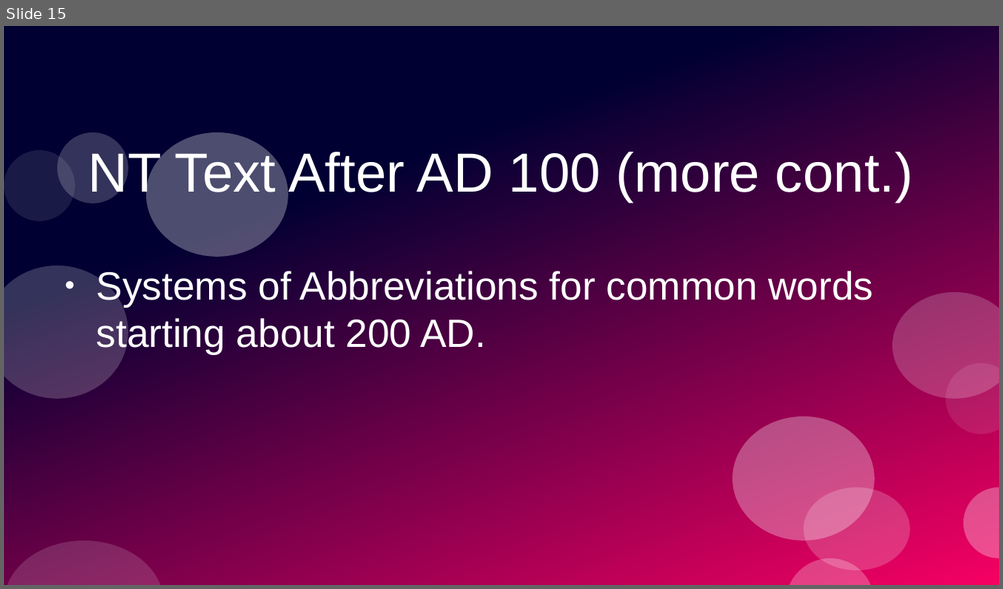
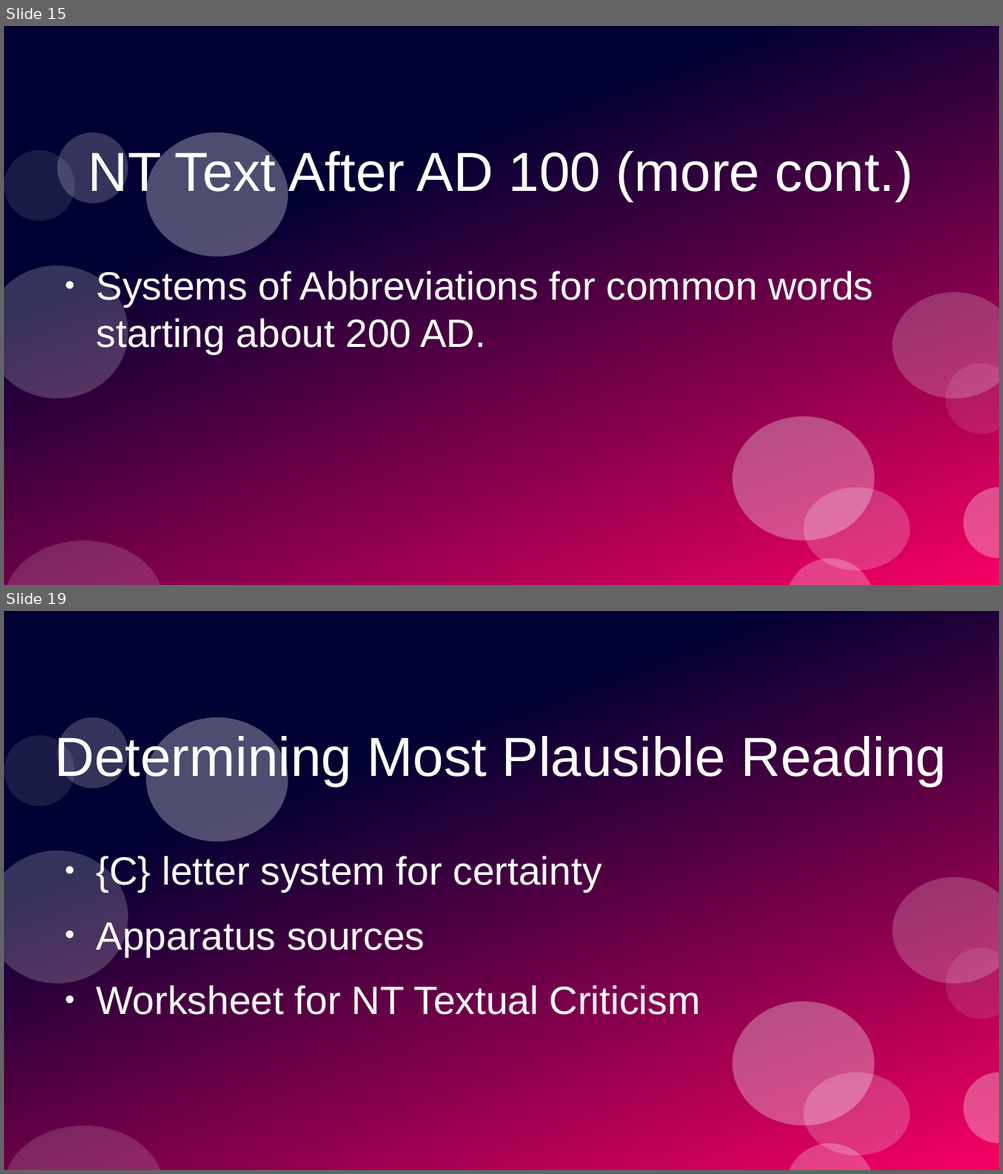
Before and after one commit to stevemac321/Music, a slide deck: LostTransmission.pptx. Shown one above the other, each under a label of ours: slide 15 before the commit, slides 15 and 19 after it; the slides between them are not shown. The pictures are 1003x589 and 1003x1174 pixels, drawn with LibreOffice and Linux fonts; fonts in the diff are those of the drawing. Boxes give left, top, right and bottom in pixels: in the first picture for what was removed or moved away, otherwise in the second. Text is boxed around its words. In the diff, an @@ line names an element or a change of style, - is before the commit and + after.

```diff
--- a/LostTransmission.pptx
+++ b/LostTransmission.pptx
@@ slide 19 added at (4, 611, 999, 1170), background #FFFFFF; not listed: 12 template elements that a slide beside it also shows @@
@@ text added at (55, 733, 945, 787), 44 pt, text #FFFFFF @@
+Determining Most Plausible Reading
@@ text added at (96, 856, 700, 1015), 31.5 pt, text #FFFFFF @@
+● {C} letter system for certainty
+● Apparatus sources
+● Worksheet for NT Textual Criticism
```
Also in this commit, not shown: 1 slide changed, 3 other slides added.
